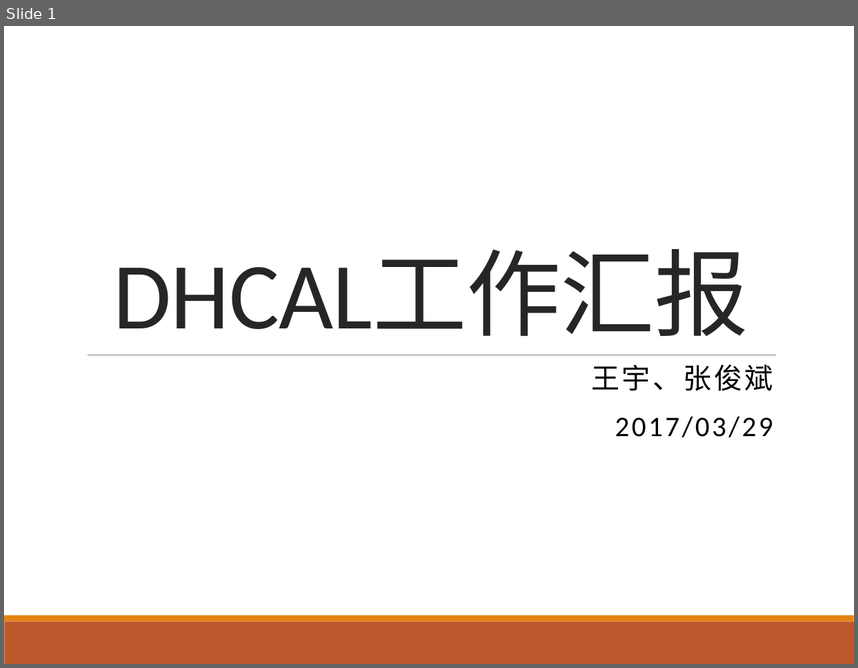
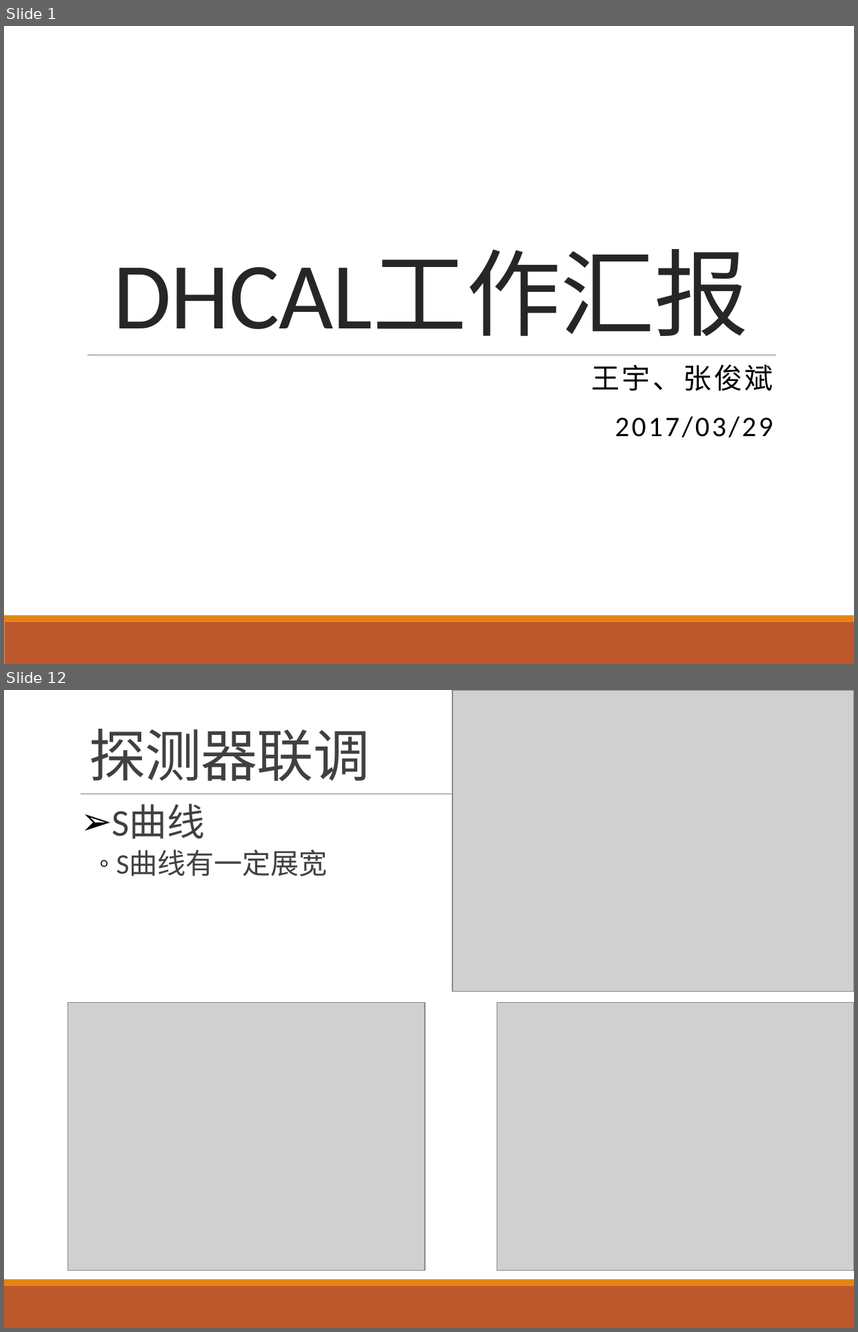
Before and after one commit to wyu0725/SDHCAL_DAQ, a slide deck: Slides/SDHCAL_20170329.pptx. Shown one above the other, each under a label of ours: slide 1 before the commit, slides 1 and 12 after it; the slides between them are not shown. The pictures are 858x668 and 858x1332 pixels, drawn with LibreOffice and Linux fonts; fonts in the diff are those of the drawing; grey boxes stand for pictures. Boxes give left, top, right and bottom in pixels: in the first picture for what was removed or moved away, otherwise in the second. Text is boxed around its words. In the diff, an @@ line names an element or a change of style, - is before the commit and + after.

```diff
--- a/Slides/SDHCAL_20170329.pptx
+++ b/Slides/SDHCAL_20170329.pptx
@@ slide 12 added at [4,690,854,1328], background #FFFFFF; not listed: 2 template elements that a slide beside it also shows @@
@@ picture added at [452,690,854,991] @@
@@ title added at [89,729,370,781], 48 pt, text #404040 @@
+探测器联调
@@ line added from (81, 793) to (775, 793), #808080 0.5 pt @@
@@ text added at [112,805,328,876], 24 pt, text #404040 @@
+➢ S曲线
+  ◦ S曲线有一定展宽
@@ picture added at [67,1002,425,1270] @@
@@ picture added at [497,1002,854,1270] @@
```
Also in this commit, not shown: 12 other slides added, 1 slide removed, 6 other files.
